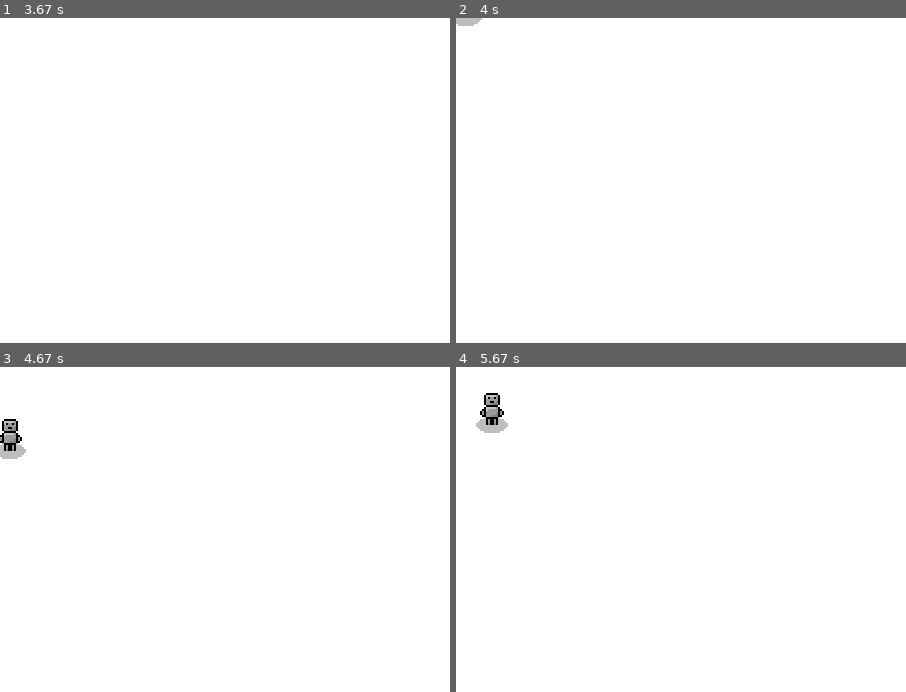
Above: before the commit, frames 1-4 (two rows, left to right).
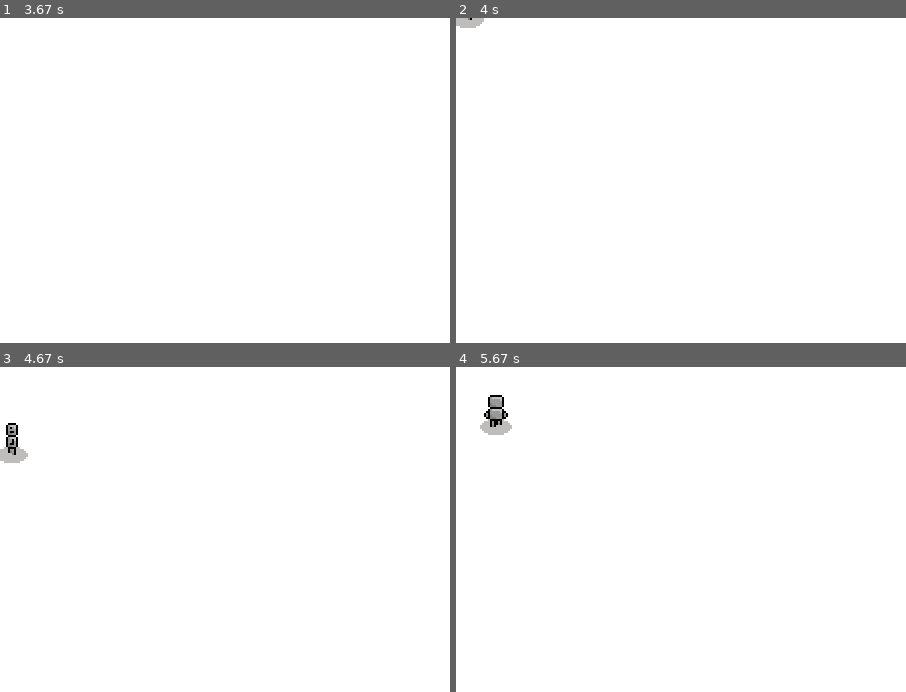
Above: after the commit, the same moments.

Repository: shaurya-sharma-dev/pygame-topdownengine
Game: pygame game, started from examples/basic_usage.py
Two runs of this game, one before a commit and one after it. Both use one fixed random seed, a clock stepped at 60 frames per second and the inputs below.
Inputs:
- Up to frame 1 (3.67 s): hold D 0.33-0.8 s; hold W 0.83-1.13 s; hold A 1.67-2.2 s; hold S 2.23-2.53 s; hold A 2.57-2.97 s; hold D from 3.4 s (still down)
- Up to frame 2 (4 s): keep holding D
- Up to frame 3 (4.67 s): release D at 4.03 s; hold S 4.07-4.43 s; hold A from 4.47 s (still down)
- Up to frame 4 (5.67 s): release A at 4.93 s; hold D 4.97-5.43 s; hold W from 5.47 s (still down)
The pictures show only the part of the screen within x 0-50%, y 0-50%; the shares and areas given below are measured in that part.

Frame 1 is identical in both runs. In frame 2, less than 0.1% of the frame differs, in the area x 0-7%, y 0-4%; in frame 3, 0.4%; in frame 4, 0.4%, in the area x 4-13%, y 8-21%.

Commit message:
Add directional animations and velocity deadzone.

Diff:
--- a/examples/basic_usage.py
+++ b/examples/basic_usage.py
@@ -16,7 +16,8 @@
         'idle': ASSETS_DIR / 'example-player' / 'idle.png',
         'walk': ASSETS_DIR / 'example-player' / 'walk.png'
     },
-    frame_size=(16,16)
+    frame_size=(16, 16),
+    directional_anims=True
 )
 
 # Add it to the game object group
--- a/topdownengine/gameobject.py
+++ b/topdownengine/gameobject.py
@@ -61,7 +61,15 @@
                 self.animations['idle'].append(image.convert_alpha())
         else:
             for k, v in self.animation_paths.items():
-                self.animations[k] = VisualUtils.load_animation(v, *self.frame_size)
+                if getattr(self, 'directional_anims', False):
+                    dirs = ['d', 'r', 'u', 'l']
+                    all_anims = VisualUtils.load_animations(v, *self.frame_size)
+                    all_anims.append(VisualUtils.flip_animation(all_anims[1], True, False))
+                    for i, anim in enumerate(all_anims):
+                        self.animations[f'{k}_{dirs[i]}'] = anim
+
+                else:
+                    self.animations[k] = VisualUtils.load_animation(v, *self.frame_size)
 
     def scale_animations(self) -> None:
         "Scale animations."
@@ -85,7 +93,10 @@
     @property
     def image(self) -> pg.Surface:
         "Image for drawing"
-        current_anim = self.animations[self.current_animation]
+        if getattr(self, 'directional_anims', False):
+            current_anim = self.animations[f"{self.current_animation}_{self.current_dir}"]
+        else:
+            current_anim = self.animations[self.current_animation]
         frame = current_anim[int(self.frame) % len(current_anim)]
         shadow = None
         if self.obj_shadow is not None:
@@ -134,4 +145,7 @@
         self.frame += self.anim_speed * dt
 
         # Add Velocity To Position
+        if self.velocity.length() <= 0.2:
+            # Add a 'deadzone' where if the velocity is low enough, it just becomes (0, 0)
+            self.velocity = pg.Vector2()
         self.position += self.velocity
--- a/topdownengine/mob.py
+++ b/topdownengine/mob.py
@@ -1,12 +1,15 @@
 from .gameobject import GameObject
 
 class Mob(GameObject):
-    def __init__(self, controller, animation_paths: dict[str,str]|None=None, frame_size: tuple[int]|None=None, *groups):
+    def __init__(self, controller, animation_paths: dict[str,str]|None=None, frame_size: tuple[int]|None=None, directional_anims: bool=False, *groups):
         # Set animation paths dict and frame size before calling super().__init__()
         # This make it automatically load in the animations without
         # having to call it a second time.
         self.animation_paths = animation_paths
         self.frame_size = frame_size
+        self.directional_anims = directional_anims
+        if self.directional_anims:
+            self.current_dir = 'd'
 
         super().__init__(*groups)
         self.controller = controller
@@ -15,6 +18,22 @@
     def update(self, dt, game):
         self.controller.update(self, dt)
         super().update(dt, game)
+        if self.velocity.length():
+            self.current_animation = 'walk'
+            angle = self.velocity.as_polar()[1]
+            if -45 <= angle <= 45: # Right
+                self.current_dir = 'r'
+
+            elif (-180 <= angle <= -135) or (135 <= angle <= 180): # Left
+                self.current_dir = 'l'
+
+            elif 45 <= angle <= 135: # Down
+                self.current_dir = 'd'
+
+            elif -135 <= angle <= -45: # Up
+                self.current_dir = 'u'
+        else:
+            self.current_animation = 'idle'
 
     def jump(self):
         if self.elevation == self.z:
--- a/topdownengine/visual_utils.py
+++ b/topdownengine/visual_utils.py
@@ -16,7 +16,7 @@
         return frames
 
     @staticmethod
-    def load_animations(filename, frame_width, frame_height, scale_to: int|tuple=None):
+    def load_animations(filename, frame_width, frame_height, scale_to: int|tuple=None) -> list[list[pg.Surface]]:
         "Loads multiple animations from a given spritesheet with a given frame width and height."
         sheet = pg.image.load(filename).convert_alpha()
         all_rows = []
@@ -40,6 +40,19 @@
             all_rows.append(current_row_frames) # Add the finished row to the master list
 
         return all_rows
+
+    @staticmethod
+    def flip_animation(anim: list[pg.Surface], flip_x: bool=False, flip_y: bool=False):
+        new_anim = []
+        for frame in anim:
+            new_anim.append(
+                pg.transform.flip(
+                    frame,
+                    flip_x,
+                    flip_y
+                )
+            )
+        return new_anim
 
     @staticmethod
     def replace_color(
Binary file changed: topdownengine/assets/example-player/idle.png
Binary file changed: topdownengine/assets/example-player/walk.png
